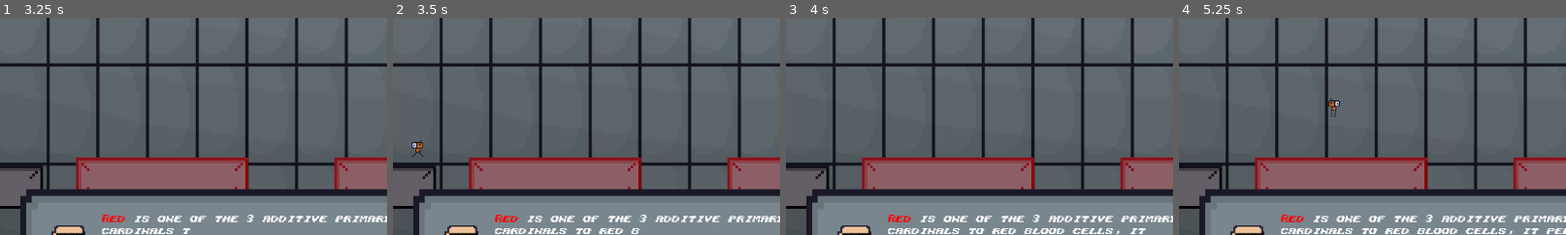
Above: before the commit, frames 1-4 (left to right).
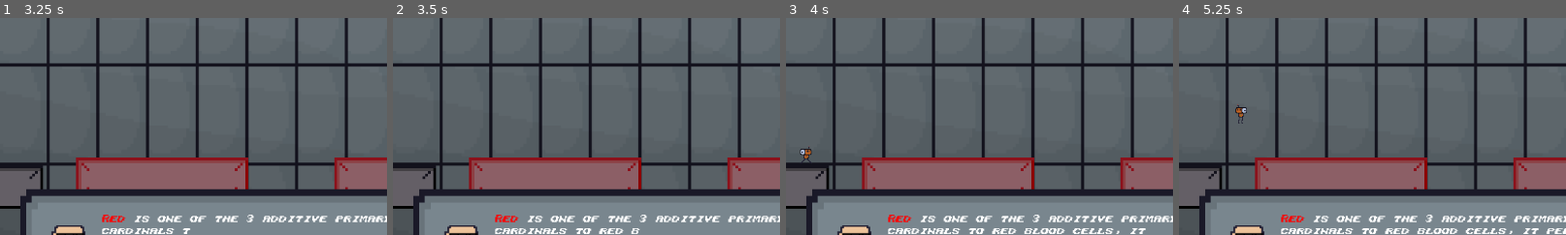
Above: after the commit, the same moments.

Repository: Gamnraa/gmtk2025
Game: Godot game, scene res://MainScene.tscn
Same seed, same stepped clock (60 frames per second), same inputs: the game is played once before the commit and once after it.
Inputs:
- Up to frame 1 (3.25 s): tap Enter (enter) at 0.5, 1.35, 2.75, 2.85 s; hold D (right) 0.53-2.03 s; tap Space (jump) at 0.6, 0.77, 1.07, 1.52, 1.55, 1.82, 2, 2.1, 3.02, 3.05 s; hold A (left) from 2.03 s (still down)
- Up to frame 2 (3.5 s): keep holding A (left); tap Space (jump) at 3.32 s
- Up to frame 3 (4 s): keep holding A (left); tap Space (jump) at 3.5, 3.6, 3.77 s
- Up to frame 4 (5.25 s): tap Space (jump) at 4.07, 4.52, 4.55, 4.82, 5.1 s; tap Enter (enter) at 4.25, 4.35 s; release A (left) at 4.28 s; hold D (right) from 4.28 s (still down)
The pictures show only the part of the screen within x 0-50%, y 35-85%; the shares and areas given below are measured in that part.

Frame 1 is identical in both runs. In frame 2, 0.1% of the frame differs, in the area x 4-8%, y 55-64%; in frame 3, 0.1%; in frame 4, 0.3%, in the area x 14-42%, y 36-49%.

Commit message:
coyote time

Diff:
--- a/Scripts/player.gd
+++ b/Scripts/player.gd
@@ -3,6 +3,9 @@
 var ground_speed = 220
 var air_speed = 270
 var accel = 22
+
+var coyote_timer = 5
+var coyote_timer_max = 5
 
 var activated = true
 var was_grounded = true
@@ -21,7 +24,12 @@
 		max_speed = air_speed
 		velocity += get_gravity() * 0.037
 
-	if grounded and Input.is_action_just_pressed("jump"):
+	if !is_on_floor() and coyote_timer > 0:
+		coyote_timer -= 1
+	if is_on_floor():
+		coyote_timer = coyote_timer_max
+
+	if (grounded or coyote_timer > 0) and Input.is_action_just_pressed("jump"):
 		velocity.y = -air_speed * 2.17
 
 	if Input.is_action_pressed("right"):
